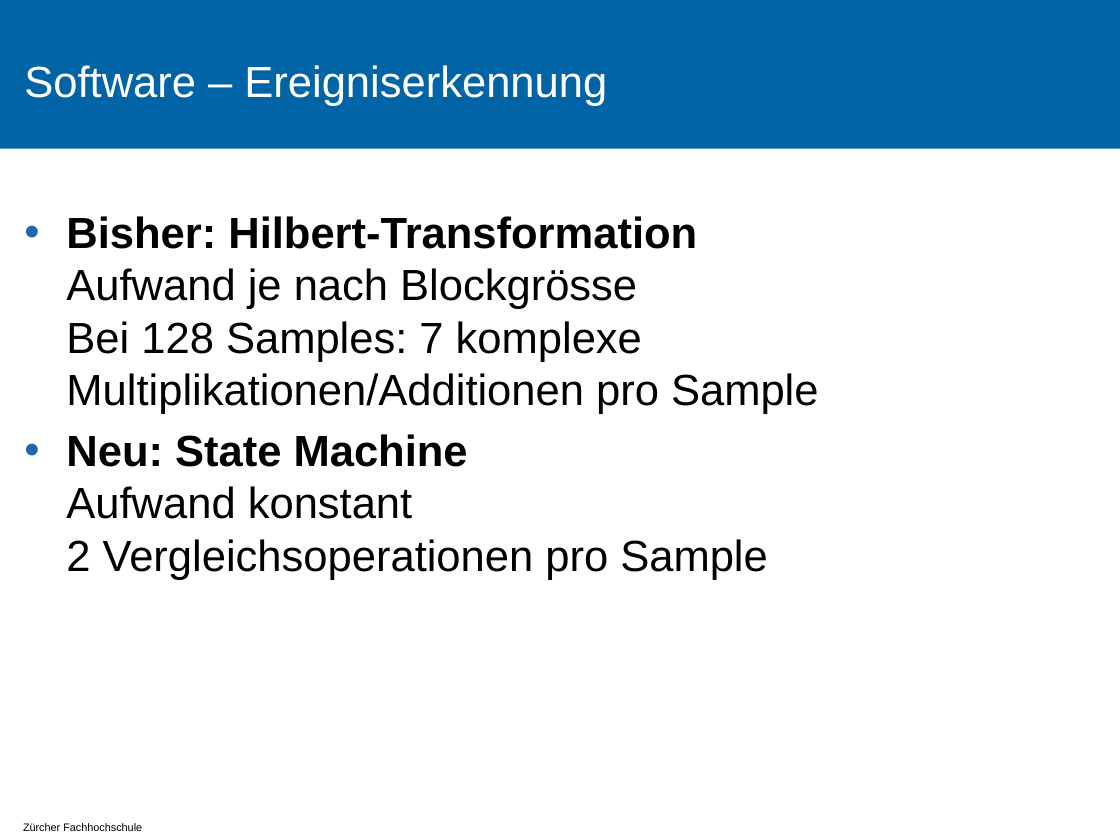
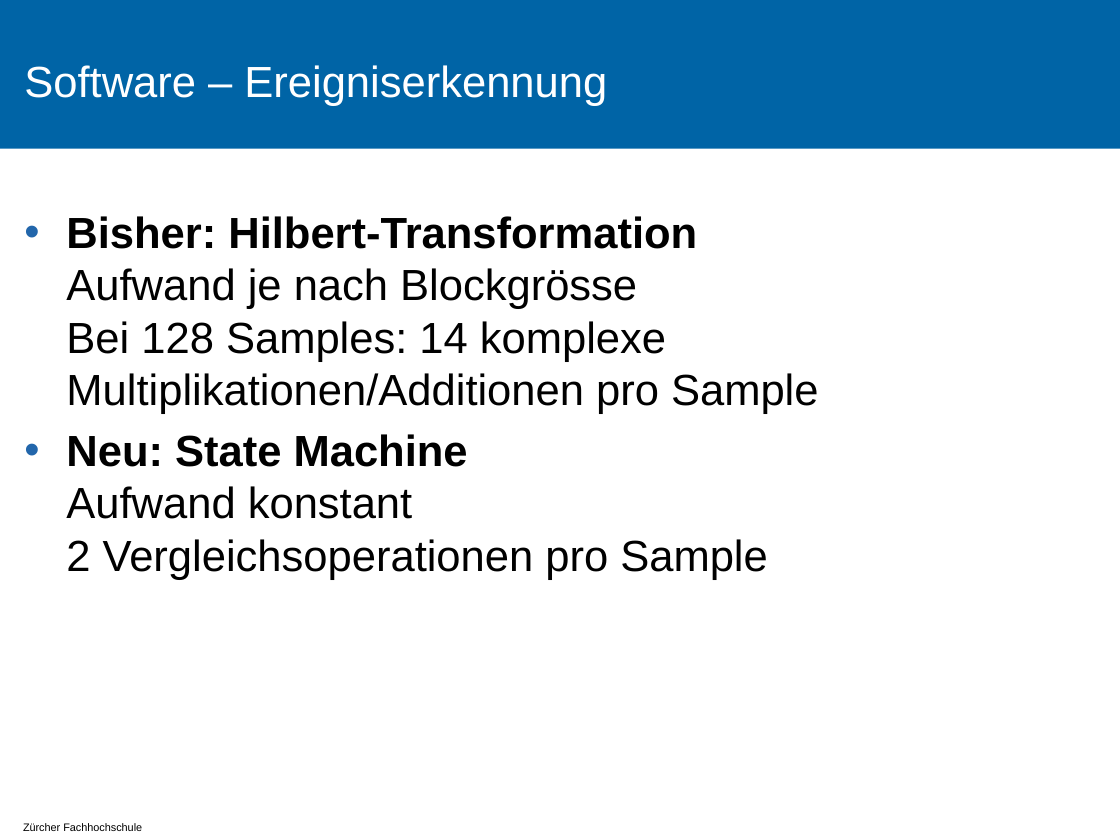
Before and after one commit to tokeller/WeKeBA, a slide deck: slide 13 of 9001_Praesentation/Praesentation.pptx (slide 15 before the commit). Drawn at 1120x840 pixels with LibreOffice and Linux fonts; fonts in the diff are those of the drawing; background and template pictures are left out. Boxes give left, top, right and bottom in pixels: in the first picture for what was removed or moved away, otherwise in the second. Text is boxed around its words. In the diff, an @@ line names an element or a change of style, - is before the commit and + after.

```diff
--- a/9001_Praesentation/Praesentation.pptx
+++ b/9001_Praesentation/Praesentation.pptx
@@ text at box(66, 216, 819, 414): text changed @@
-• Bisher: Hilbert-Transformation
-  Aufwand je nach Blockgrösse
-  Bei 128 Samples: 7 komplexe Multiplikationen/Additionen pro Sample
+• Bisher: Hilbert-Transformation
+  Aufwand je nach Blockgrösse
+  Bei 128 Samples: 14 komplexe Multiplikationen/Additionen pro Sample
```
Also in this commit, not shown: 12 other slides changed, 1 slide added, 2 slides removed, 3 other files.
